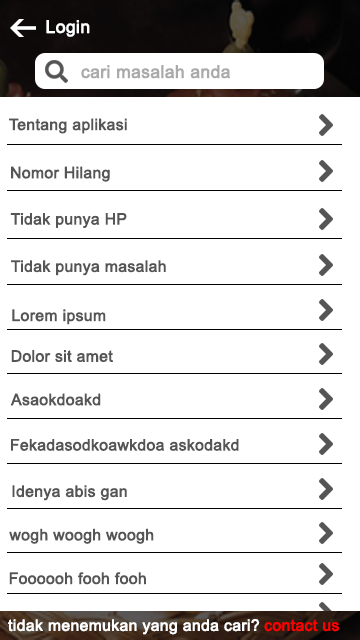
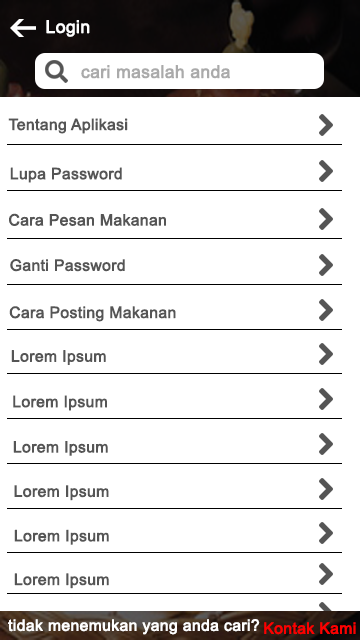
Comparing the layer stacks of the two 360×640 images. Changes:
renamed "Foooooh fooh fooh" to "Lorem Ipsum", painted on it over [9, 572, 146, 589]
renamed "wogh woogh woogh" to "Lorem Ipsum", painted on it over [9, 528, 154, 545]
renamed "Idenya abis gan" to "Lorem Ipsum", painted on it over [12, 485, 127, 501]
renamed "Fekadasodkoawkdoa askodakd" to "Lorem Ipsum", painted on it over [11, 439, 239, 456]
renamed "Asaokdoakd" to "Lorem Ipsum", painted on it over [10, 393, 107, 411]
renamed "Dolor sit amet" to "Lorem Ipsum", painted on it over [11, 350, 113, 365]
renamed "Lorem ipsum" to "Cara Posting Makanan", painted on it over [9, 306, 176, 325]
renamed "Tidak punya masalah" to "Ganti Password", painted on it over [10, 259, 166, 276]
renamed "Tidak punya HP" to "Cara Pesan Makanan", painted on it over [9, 213, 166, 228]
renamed "Nomor Hilang" to "Lupa Password", painted on it over [10, 166, 122, 183]
renamed "Tentang aplikasi" to "Tentang Aplikasi", painted on it over [8, 118, 128, 134]
renamed "contact us" to "Kontak Kami", painted on it over [264, 619, 356, 635]
masked "Rectangle 2" over [8, 118, 239, 589]
masked "Rectangle 1" over [8, 118, 356, 635]
